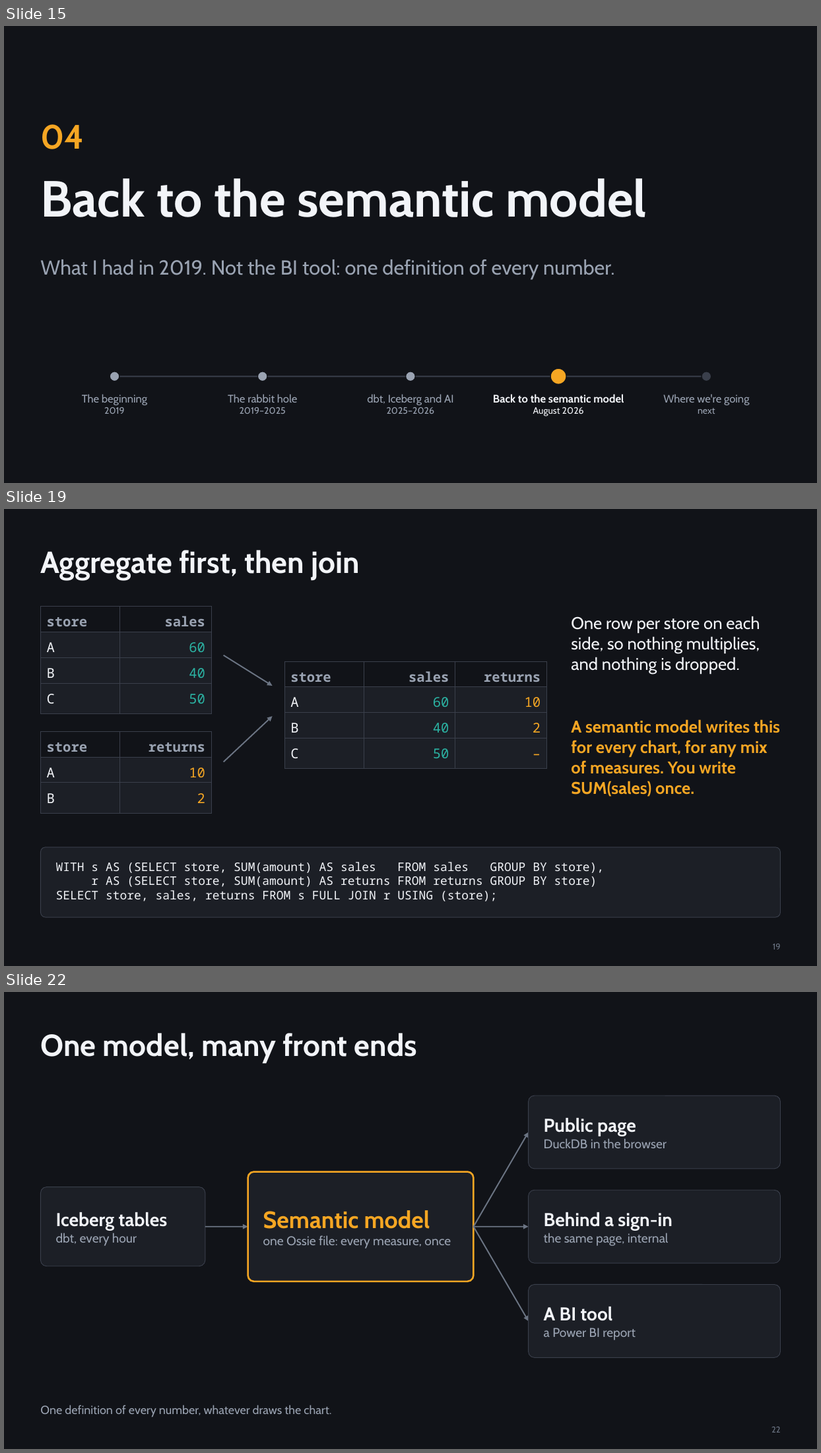
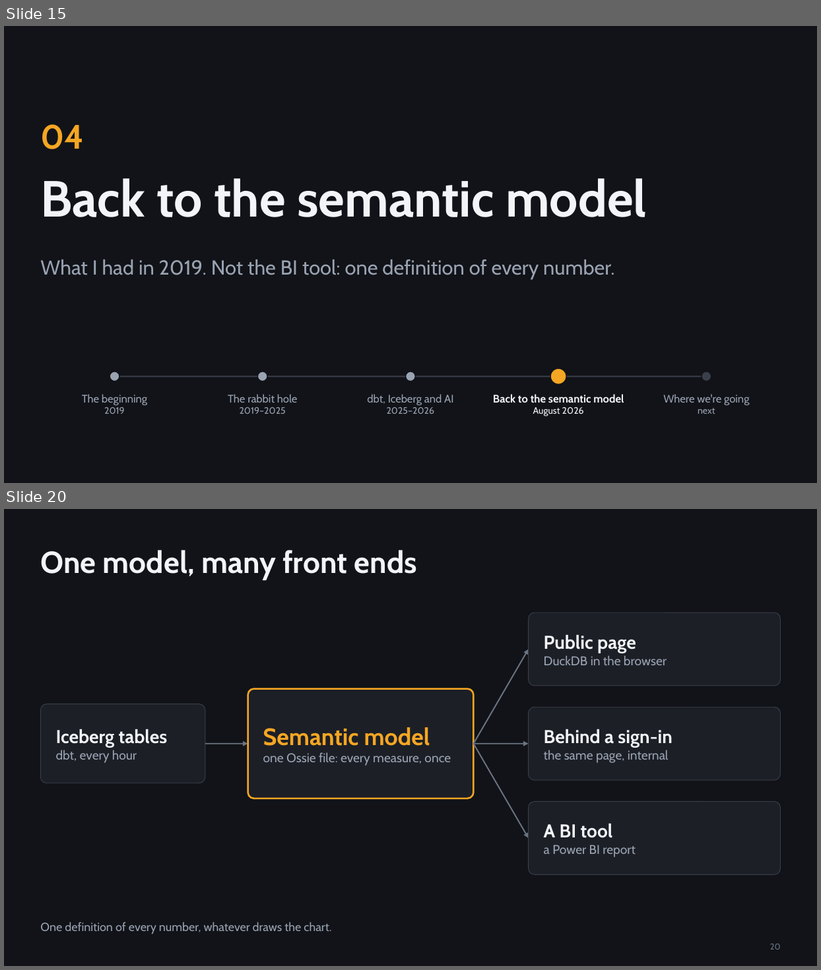
Before and after one commit to djouallah/presentations, a slide deck: analytics-as-code/analytics-as-code.pptx. Shown one above the other, each under a label of ours: slides 15, 19 and 22 before the commit, slides 15 and 20 after it; the slides between them are not shown. The pictures are 821x1453 and 821x970 pixels, drawn with LibreOffice and Linux fonts; fonts in the diff are those of the drawing. Boxes give left, top, right and bottom in pixels: in the first picture for what was removed or moved away, otherwise in the second. Text is boxed around its words. In the diff, an @@ line names an element or a change of style, - is before the commit and + after.

```diff
--- a/analytics-as-code/analytics-as-code.pptx
+++ b/analytics-as-code/analytics-as-code.pptx
@@ slide 19 removed at [4, 509, 817, 966], background #111318 @@
@@ title removed at [40, 550, 360, 580] @@
-Aggregate first, then join
@@ table removed at [40, 607, 211, 632], 1 rows, 2 columns @@
-store | sales
@@ text removed at [571, 616, 760, 674] @@
-One row per store on each side, so nothing multiplies, and nothing is dropped.
@@ table removed at [40, 632, 211, 658], 1 rows, 2 columns @@
-A | 60
@@ table removed at [40, 658, 211, 683], 1 rows, 2 columns @@
-B | 40
@@ arrow removed from (224, 656) to (273, 686) @@
@@ table removed at [284, 661, 547, 687], 1 rows, 3 columns @@
-store | sales | returns
@@ table removed at [40, 683, 211, 709], 1 rows, 2 columns @@
-C | 50
@@ table removed at [284, 687, 547, 713], 1 rows, 3 columns @@
-A | 60 | 10
@@ arrow removed from (224, 762) to (273, 716) @@
@@ table removed at [284, 713, 547, 739], 1 rows, 3 columns @@
-B | 40 | 2
@@ text removed at [571, 720, 780, 797] @@
-A semantic model writes this for every chart, for any mix of measures. You write SUM(sales) once.
@@ table removed at [40, 731, 211, 757], 1 rows, 2 columns @@
-store | returns
@@ table removed at [284, 739, 547, 764], 1 rows, 3 columns @@
-C | 50 | –
@@ table removed at [40, 757, 211, 783], 1 rows, 2 columns @@
-A | 10
@@ table removed at [40, 783, 211, 809], 1 rows, 2 columns @@
-B | 2
@@ rounded rectangle removed at [40, 848, 781, 918] @@
@@ text removed at [56, 862, 605, 902] @@
-WITH s AS (SELECT store, SUM(amount) AS sales FROM sales GROUP BY store),
-r AS (SELECT store, SUM(amount) AS returns FROM returns GROUP BY store)
-SELECT store, sales, returns FROM s FULL JOIN r USING (store);
@@ page number removed at [773, 944, 781, 950] @@
-19
@@ what was slide 22 is now slide 20 @@
@@ page number at [770, 944, 781, 950]: text changed @@
-22
+20
```
Also in this commit, not shown: 4 slides changed, 1 slide added, 4 other slides removed, 5 other files.
